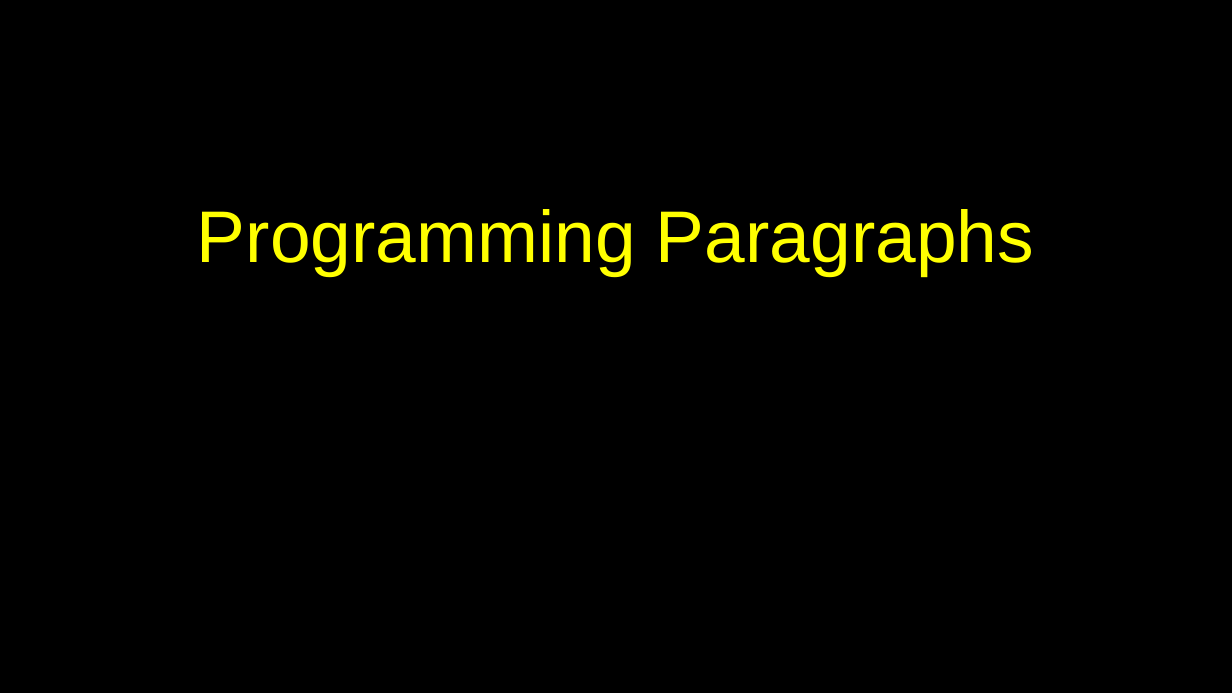
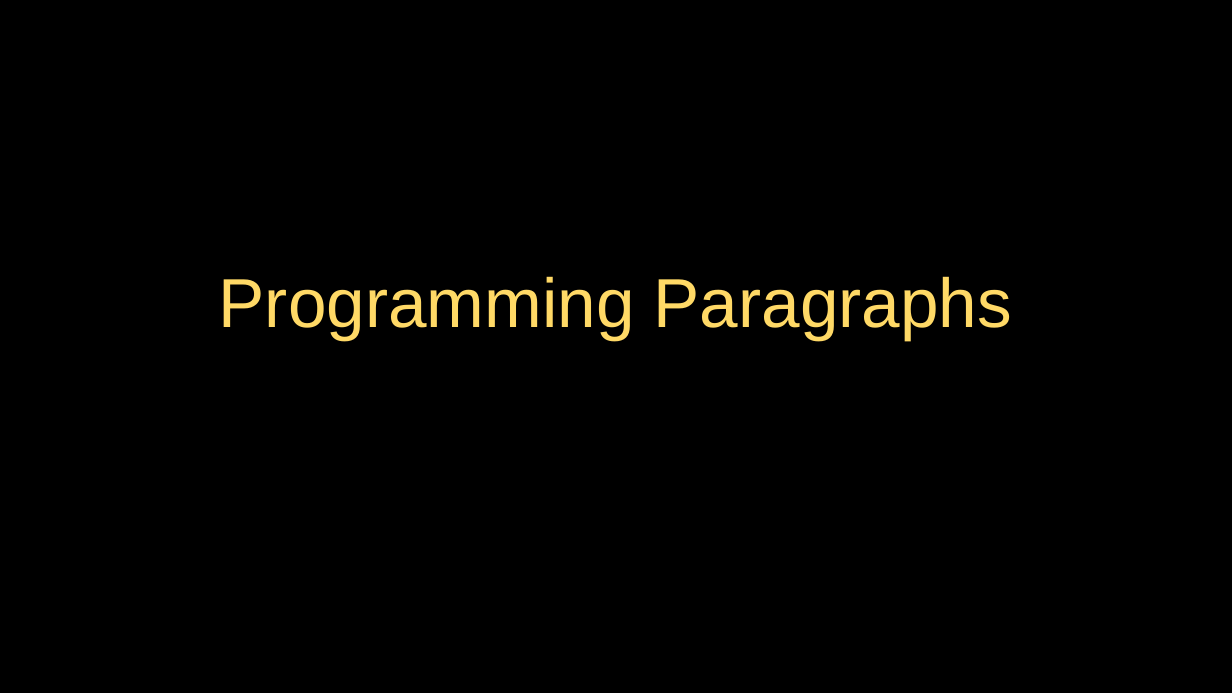
Before and after one commit to csev/py4e, a slide deck: slide 35 of lectures3/Pythonlearn-01-Intro.pptx. Drawn at 1232x693 pixels with LibreOffice and Linux fonts; fonts in the diff are those of the drawing. Boxes give left, top, right and bottom in pixels: in the first picture for what was removed or moved away, otherwise in the second. Text is boxed around its words. In the diff, an @@ line names an element or a change of style, - is before the commit and + after.

```diff
--- a/lectures3/Pythonlearn-01-Intro.pptx
+++ b/lectures3/Pythonlearn-01-Intro.pptx
@@ title "Programming Paragraphs": place and size @@
-title "Programming Paragraphs" at box(197, 209, 1034, 276)
+title "Programming Paragraphs" at box(219, 276, 1012, 340)
@@ title "Programming Paragraphs" at box(219, 276, 1012, 340): size 76 to 72 pt, text colour #FFFF00 to #FFD966 @@
```
Also in this commit, not shown: 29 other slides changed, 7 other files.
